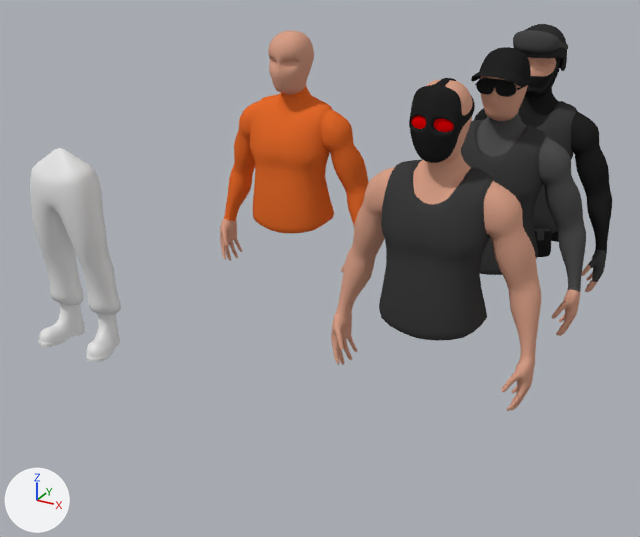
Before and after pictures for a commit that changed the Blender file Blender_Sources/Models/Default/Base_Model.blend.
Before and after are seen from a 50 mm lens placed at (-7.1, -42.2, 31.2), pointed at (-28.8, -2.6, 11.4). The axes (+X, +Y, +Z) are drawn at lower left. The lights are the same throughout.

Names of what the first picture shows: 'Cap', 'Hero_Torso', 'Pants_Reference', 'Prison_Torso', 'Punisher', 'Punisher_Mask', 'Swat_Helmet', 'Swat_Torso'.
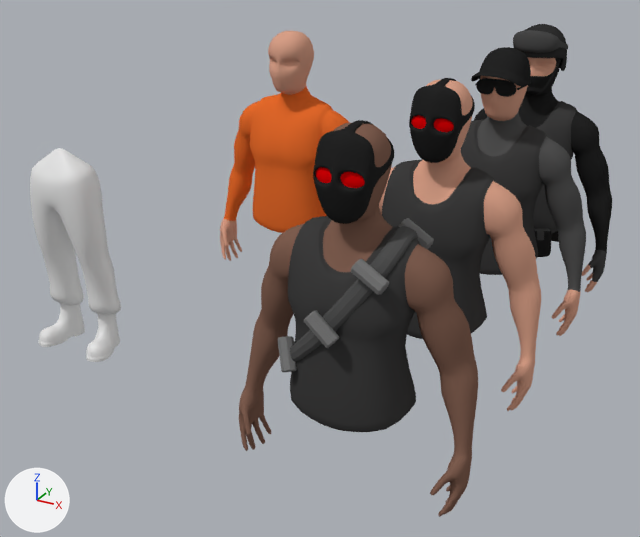
Boxes [x1, y1, x2, y2] around the edits, measured in the pictures (640 x 537 px):
'Punisher.001', added: after [239, 123, 478, 517]
    faces in mat_skin_black (brown #7f5e50): [239, 123, 478, 517]
    faces in mat_body_armor (black #3f3e3e): [288, 216, 421, 432]
    faces in mat_sweater (dark grey #525252): [290, 226, 418, 362]
'Punisher_Mask.001', added (black): after [313, 120, 394, 224]
    faces in mat_cap (black #252525): [313, 120, 394, 224]
    faces in mat_goggles (red #e70005): [316, 167, 365, 188]
'Cylinder', added: after [351, 259, 389, 295]
'Cylinder.001', added: after [304, 310, 339, 348]
'Cylinder.002', added: after [277, 336, 297, 372]
'Cylinder.003', added: after [398, 218, 434, 249]

The change, as a list of edits to the scene's bpy script:
```text
Add mat_skin_black:
    mat_skin_black = diffuse_material('Skin_Black')
    mat_skin_black.base_color = (0.214, 0.113, 0.0806)  # brown #7f5e50
Add mat_grenade:
    mat_grenade = diffuse_material('Grenade')
    mat_grenade.base_color = (0.19, 0.19, 0.19)  # grey #797979
Add me_cube_007:
    me_cube_007.from_pydata(...)  # 1003 vertices, 1007 faces; spans x -4.9..4.9, y -2.1..1.82, z -7.13..7.2
    # faces by material slot: [136, 832, 39]
    me_cube_007.materials.append(mat_body_armor)  # black #3f3e3e
    me_cube_007.materials.append(mat_skin_black)  # brown #7f5e50
    me_cube_007.materials.append(mat_sweater)  # dark grey #525252
Add me_cylinder:
    me_cylinder.from_pydata(...)  # 34 vertices, 40 faces; spans x -1.0..1.0, y -1.0..1.0, z -2.15..2.15
    me_cylinder.materials.append(mat_grenade)  # grey #797979
Add ob_punisher_mask_001:
    ob_punisher_mask_001 = bpy.data.objects.new('Punisher_Mask.001', me_cube_008.copy())  # the mesh of ob_punisher_mask
    ob_punisher_mask_001.location = (-20.0, -20.0, 21.7)
    _m = ob_punisher_mask_001.modifiers.new('Mirror', 'MIRROR')
    _m.use_clip = True
    _m = ob_punisher_mask_001.modifiers.new('Subsurf', 'SUBSURF')
Add ob_punisher_001:
    ob_punisher_001 = bpy.data.objects.new('Punisher.001', me_cube_007)
    ob_punisher_001.location = (-20.0, -16.0, 16.7)
    _m = ob_punisher_001.modifiers.new('Subsurf', 'SUBSURF')
    _m.render_levels = 1
Add ob_cylinder:
    ob_cylinder = bpy.data.objects.new('Cylinder', me_cylinder)
    ob_cylinder.location = (-18.67, -17.65, 19.0)
    ob_cylinder.rotation_euler = (0.0539, 2.085, -0.002)  # degrees (3.1, 119, -0.1)
    ob_cylinder.scale = (0.3, 0.3, 0.3)
Add ob_cylinder_001:
    ob_cylinder_001 = bpy.data.objects.new('Cylinder.001', me_cylinder.copy())
    ob_cylinder_001.location = (-20.25, -18.16, 16.86)
    ob_cylinder_001.rotation_euler = (0.029, 2.266, -0.0187)  # degrees (1.7, 130, -1.1)
    ob_cylinder_001.scale = (0.3, 0.3, 0.3)
Add ob_cylinder_002:
    ob_cylinder_002 = bpy.data.objects.new('Cylinder.002', me_cylinder.copy())
    ob_cylinder_002.location = (-22.07, -17.44, 15.03)
    ob_cylinder_002.rotation_euler = (0.399, 2.696, -0.0531)  # degrees (23, 154, -3)
    ob_cylinder_002.scale = (0.3, 0.3, 0.3)
Add ob_cylinder_003:
    ob_cylinder_003 = bpy.data.objects.new('Cylinder.003', me_cylinder.copy())
    ob_cylinder_003.location = (-18.43, -14.4, 19.43)
    ob_cylinder_003.rotation_euler = (-0.956, 2.582, -1.299)  # degrees (-55, 148, -74)
    ob_cylinder_003.scale = (0.3, 0.3, 0.3)
```
